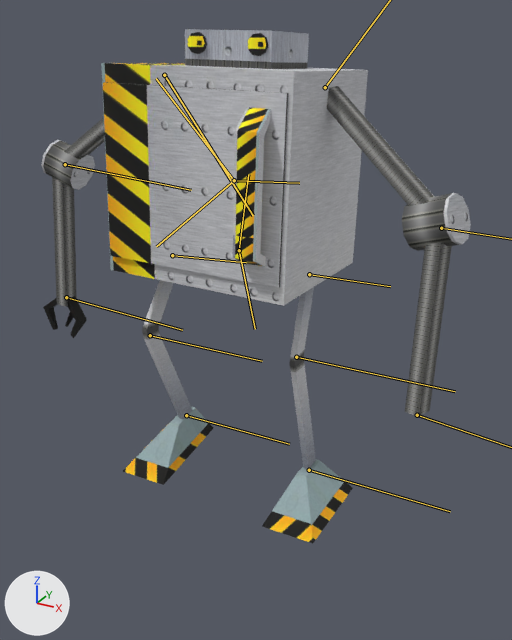
One commit to the FBX model Assets/Characters/Models/BOB_Jump_MESH.FBX: the scene before it, then after it.
Camera for both pictures: a camera (50 mm lens) standing at (2.09, -3.58, 3.16) and looking at (0.12, 0.0, 1.37). The axes (+X, +Y, +Z) are drawn at lower left. The lights are the same throughout. Both versions are drawn at frame 5 of the action 'Take 001'; the numbers are the values there. The bones that bend it are drawn over the model as lines.

The first picture shows 'BOB_Jump'.
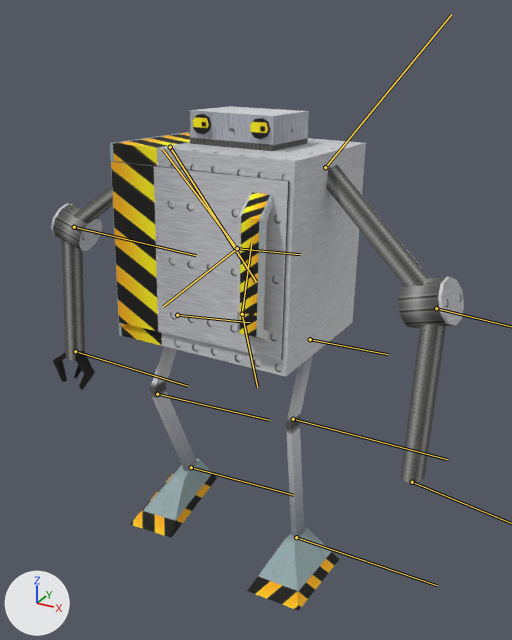
Location of each change, [x1, y1, x2, y2] in pixels of the pictures (512 x 640 px):
'BOB_Jump', posed
    before: [41, 29, 471, 543]
    after: [51, 106, 464, 611]
bone 'Bone016', root to tip
    before: (234, 180) to (156, 246)
    after: (237, 248) to (163, 306)
bone 'Bone018', root to tip
    before: (234, 180) to (156, 78)
    after: (237, 248) to (162, 149)
bone 'Pelvis001', root to tip
    before: (234, 180) to (299, 183)
    after: (237, 248) to (300, 254)
bone 'BOB_RightUpperLeg001', root to tip
    before: (172, 255) to (246, 262)
    after: (177, 315) to (250, 322)
bone 'BOB_LeftUpperLeg001', root to tip
    before: (309, 274) to (390, 286)
    after: (310, 339) to (388, 354)

Patch to the scene script:
```diff
--- a/Assets/Characters/Models/BOB_Jump_MESH.FBX.py
+++ b/Assets/Characters/Models/BOB_Jump_MESH.FBX.py
@@ bone_bone016 @@
 bone_bone016 = bpy.data.objects['Armature'].pose.bones['Bone016']
-bone_bone016.location = (-64.1, -88.1, 0.0)
+bone_bone016.location = (-77.0, -78.1, 0.0)
@@ bone_bone018 @@
 bone_bone018 = bpy.data.objects['Armature'].pose.bones['Bone018']
-bone_bone018.location = (82.7, -71.0, 0.0)
+bone_bone018.location = (71.6, -83.0, 0.0)
@@ bone_pelvis001 @@
 bone_pelvis001 = bpy.data.objects['Armature'].pose.bones['Pelvis001']
-bone_pelvis001.location = (-3.7, 108.9, 0.0)
+bone_pelvis001.location = (12.6, 108.9, 0.0)
@@ bone_bob_rightupperleg001 @@
 bone_bob_rightupperleg001 = bpy.data.objects['Armature'].pose.bones['BOB_RightUpperLeg001']  # child of 'Bone020'
-bone_bob_rightupperleg001.rotation_quaternion = (0.966, -0.005, -0.125, 0.002)  # degrees (-1, -15, 0)
+bone_bob_rightupperleg001.rotation_quaternion = (0.99, -0.018, -0.137, 0.018)  # degrees (-2, -16, 2)
@@ bone_bob_leftupperleg001 @@
 bone_bob_leftupperleg001 = bpy.data.objects['Armature'].pose.bones['BOB_LeftUpperLeg001']  # child of 'Bone021'
-bone_bob_leftupperleg001.rotation_quaternion = (0.996, 0.0, 0.047, 0.0)  # degrees (0, 5, 0)
+bone_bob_leftupperleg001.rotation_quaternion = (1.0, -0.001, -0.027, 0.0)  # degrees (0, -3, 0)
```
